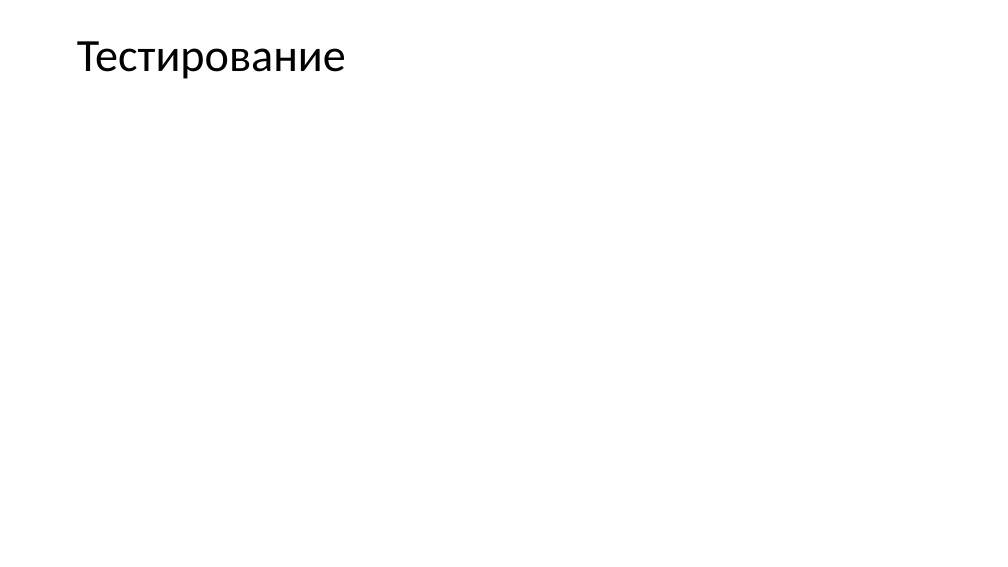
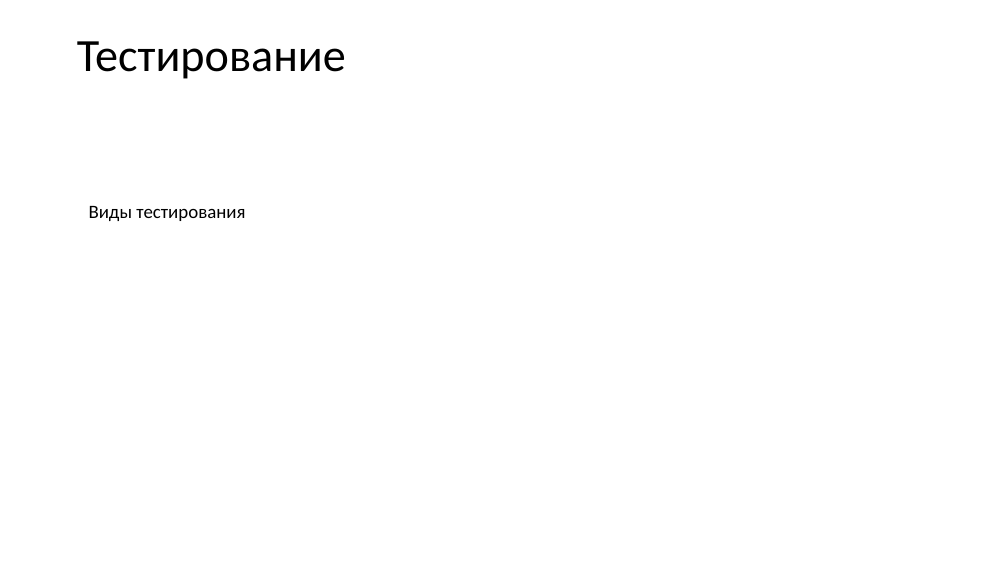
Before and after one commit to Art-Fedorov/diplom.local, a slide deck: slide 12 of Диплом/ДИПЛОМ.pptx. Drawn at 1008x567 pixels with LibreOffice and Linux fonts; fonts in the diff are those of the drawing. Boxes give left, top, right and bottom in pixels: in the first picture for what was removed or moved away, otherwise in the second. Text is boxed around its words. In the diff, an @@ line names an element or a change of style, - is before the commit and + after.

```diff
--- a/Диплом/ДИПЛОМ.pptx
+++ b/Диплом/ДИПЛОМ.pptx
@@ text added at (89, 206, 245, 221), 18 pt, text #000000 @@
+Виды тестирования
```
Also in this commit, not shown: 1 other slide changed, 1 slide added, 1 slide removed.
